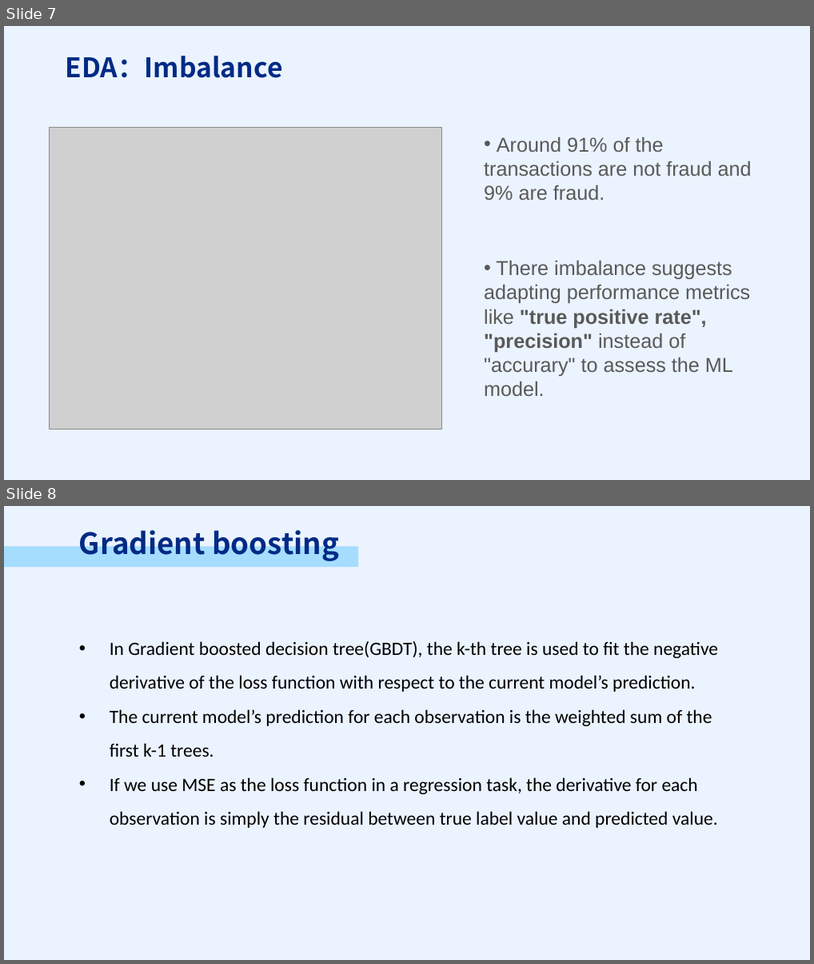
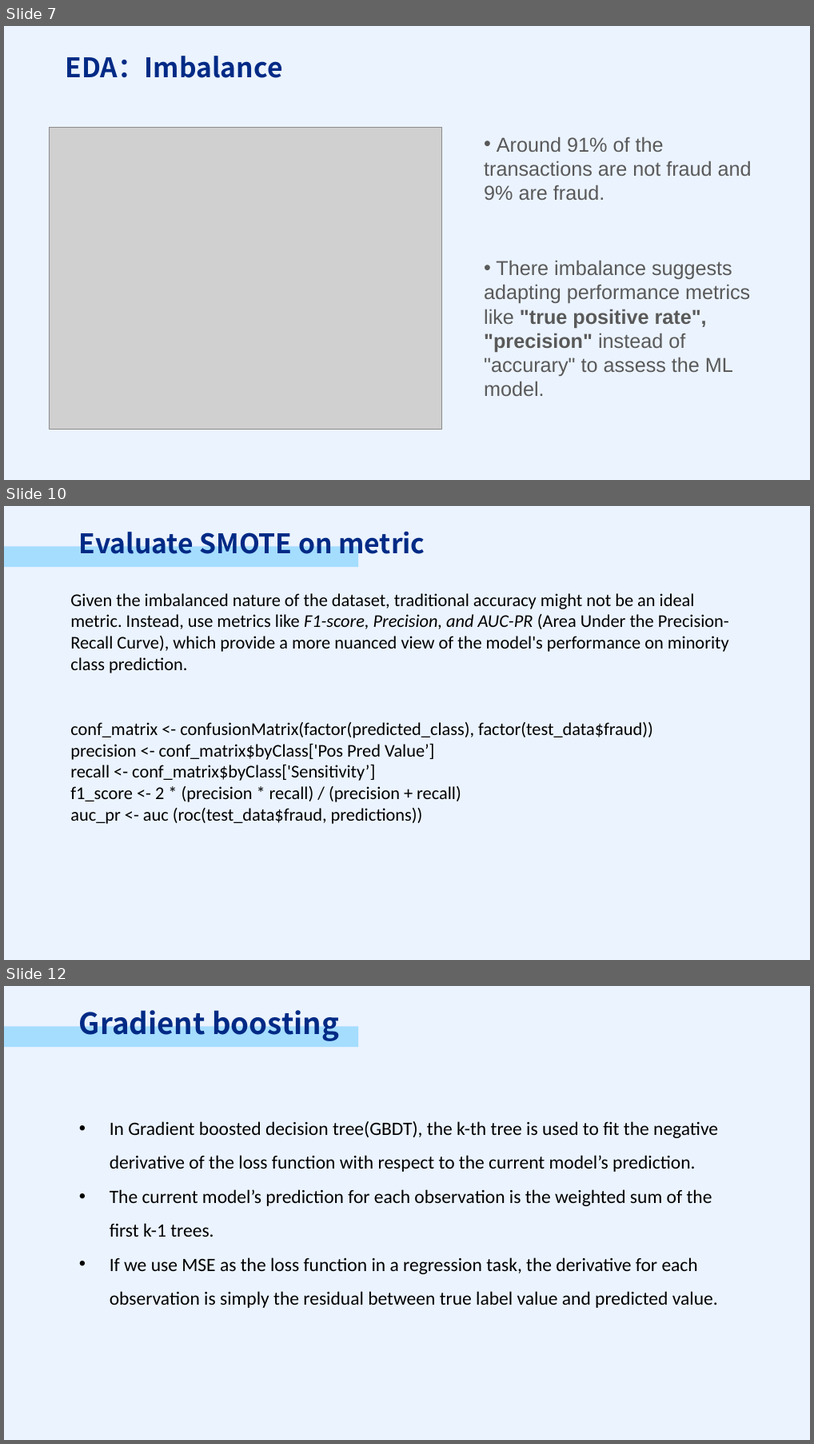
Before and after one commit to PSTAT197-F23/PSTAT197A_FP_Group1, a slide deck: scripts/drafts/PRESENTATION.pptx. Shown one above the other, each under a label of ours: slides 7 and 8 before the commit, slides 7, 10 and 12 after it; the slides between them are not shown. The pictures are 814x964 and 814x1444 pixels, drawn with LibreOffice and Linux fonts; fonts in the diff are those of the drawing; grey boxes stand for pictures. Boxes give left, top, right and bottom in pixels: in the first picture for what was removed or moved away, otherwise in the second. Text is boxed around its words. In the diff, an @@ line names an element or a change of style, - is before the commit and + after.

```diff
--- a/scripts/drafts/PRESENTATION.pptx
+++ b/scripts/drafts/PRESENTATION.pptx
@@ slide 10 added at (4,506,810,960), background #EBF3FE @@
@@ text added at (79,525,425,560), 24 pt, text #002A85, bold @@
+Evaluate SMOTE on metric
@@ rectangle added at (4,546,359,568), fill #A5DDFF @@
@@ text added at (70,593,730,824), 16 pt, text #000000 @@
+Given the imbalanced nature of the dataset, traditional accuracy might not be an ideal metric. Instead, use metrics like F1-score, Precision, and AUC-PR (Area Under the Precision-Recall Curve), which provide a more nuanced view of the model's performance on minority class prediction.
+conf_matrix <- confusionMatrix(factor(predicted_class), factor(test_data$fraud))
+precision <- conf_matrix$byClass['Pos Pred Value’]
+recall <- conf_matrix$byClass['Sensitivity’]
+f1_score <- 2 * (precision * recall) / (precision + recall)
+auc_pr <- auc (roc(test_data$fraud, predictions))
@@ what was slide 8 is now slide 12 @@
```
Also in this commit, not shown: 3 other slides added, 4 other files.
